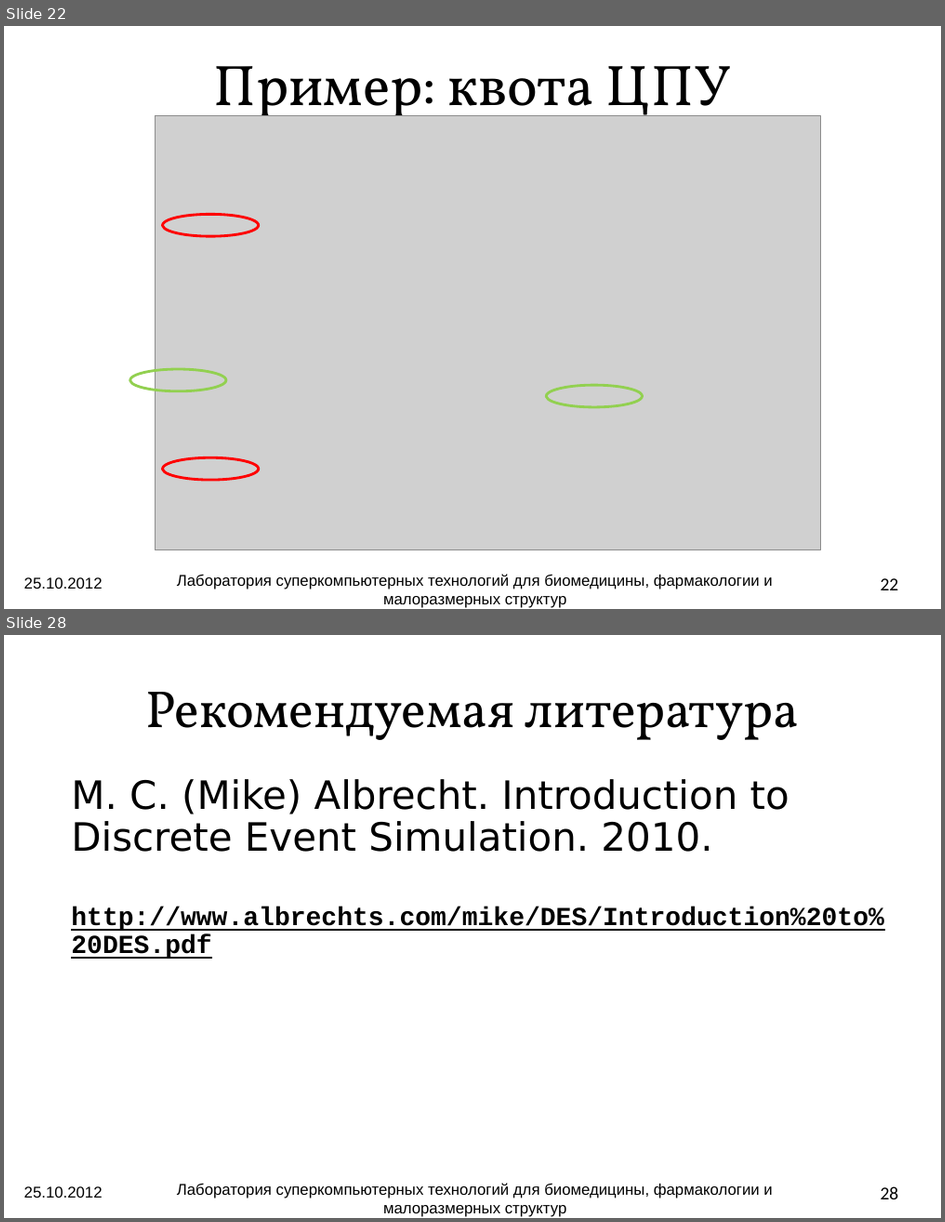
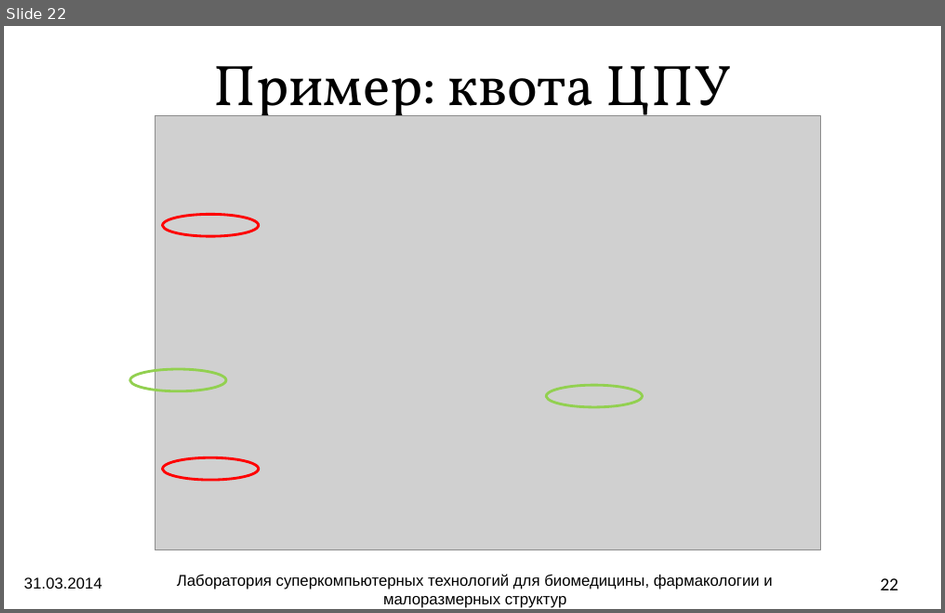
Before and after one commit to atakua/simlectures-archive, a slide deck: lecture05-des/lecture05-des.odp. Shown one above the other, each under a label of ours: slides 22 and 28 before the commit, slide 22 after it; the slides between them are not shown. The pictures are 945x1222 and 945x613 pixels, drawn with LibreOffice and Linux fonts; fonts in the diff are those of the drawing; grey boxes stand for pictures; background and template pictures are left out. Boxes give left, top, right and bottom in pixels: in the first picture for what was removed or moved away, otherwise in the second. Text is boxed around its words. In the diff, an @@ line names an element or a change of style, - is before the commit and + after.

```diff
--- a/lecture05-des/lecture05-des.odp
+++ b/lecture05-des/lecture05-des.odp
@@ slide 28 removed at (4,635,941,1218), background picture (left out) @@
@@ title removed at (145,692,799,740) @@
-Рекомендуемая литература
@@ text removed at (71,779,885,959) @@
-M. C. (Mike) Albrecht. Introduction to Discrete Event Simulation. 2010.
-http://www.albrechts.com/mike/DES/Introduction%20to%20DES.pdf
@@ text removed at (24,1186,103,1198) @@
-25.10.2012
@@ text removed at (177,1183,772,1217) @@
-Лаборатория суперкомпьютерных технологий для биомедицины, фармакологии и малоразмерных структур
@@ page number removed at (881,1186,900,1200) @@
-28
@@ slide 22 changed as well @@
@@ text at (24,577,103,589): text changed @@
-25.10.2012
+31.03.2014
```
Also in this commit, not shown: 28 other slides changed, 1 slide added, 1 other slide removed, 1 other file.
